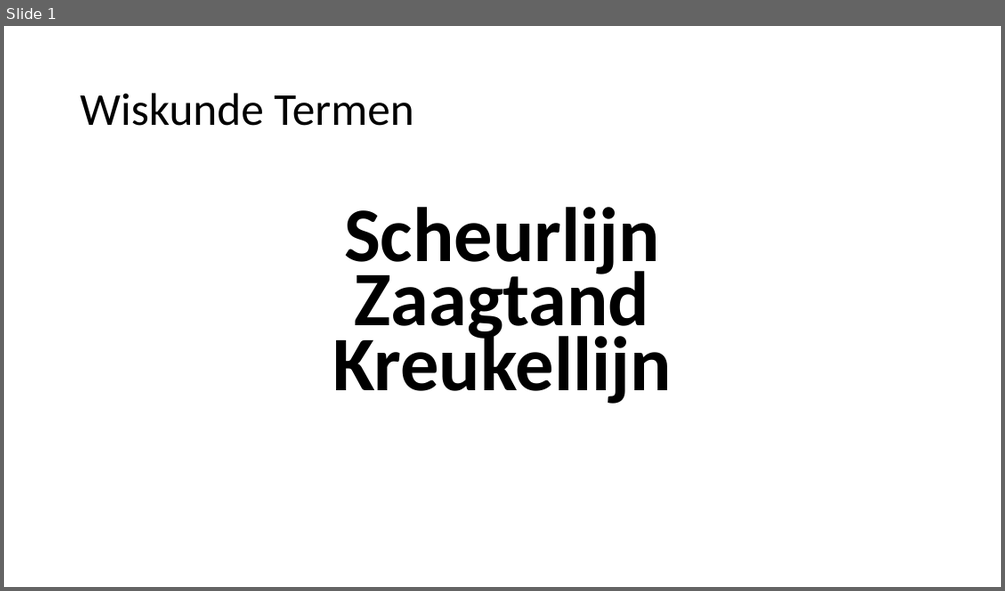
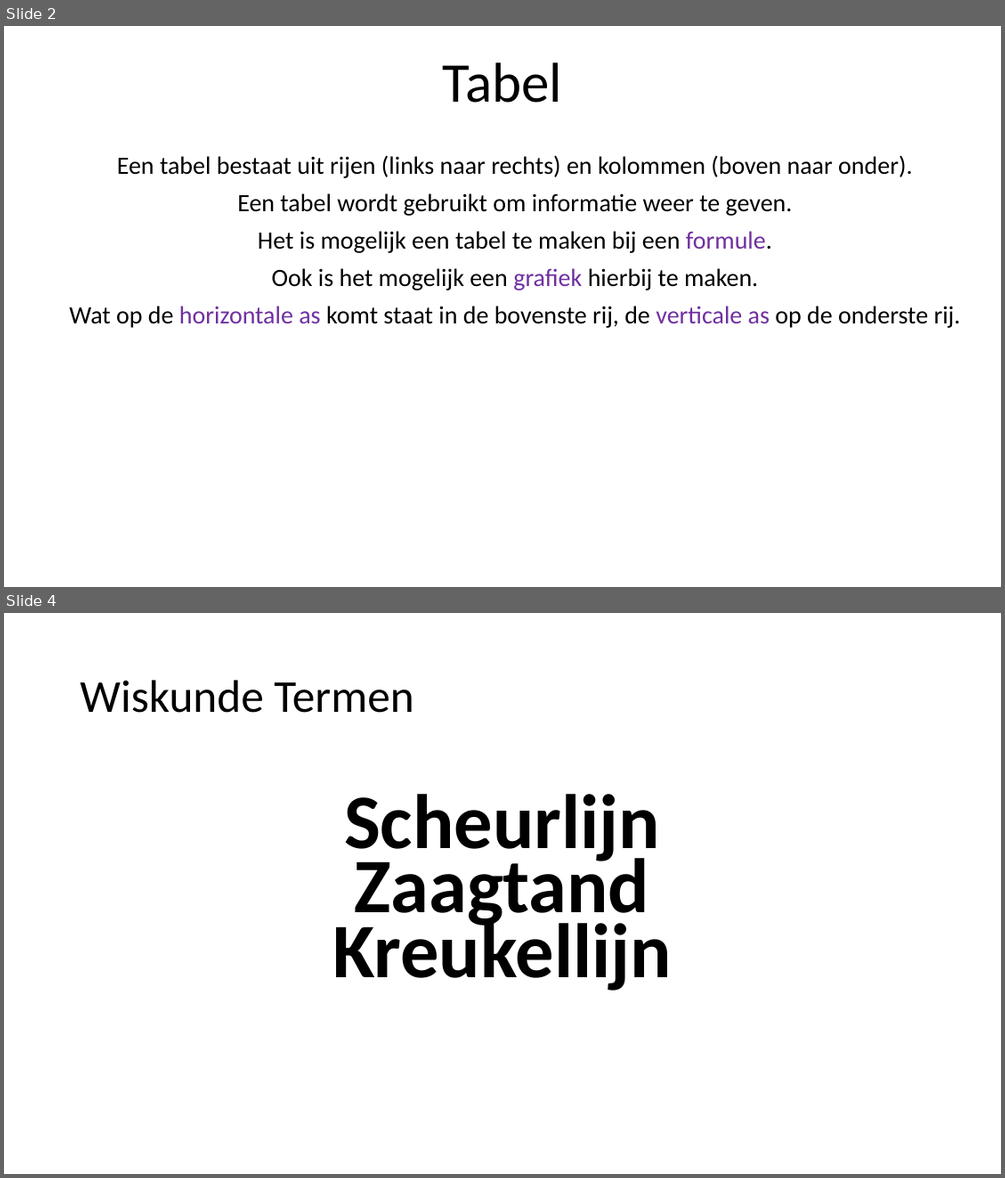
Before and after one commit to heinvinkel/wiskundetermen, a slide deck: verbanden en formules/AAAAverbanden en formules.pptx. Shown one above the other, each under a label of ours: slide 1 before the commit, slides 2 and 4 after it; the slides between them are not shown. The pictures are 1005x591 and 1005x1178 pixels, drawn with LibreOffice and Linux fonts; fonts in the diff are those of the drawing. Boxes give left, top, right and bottom in pixels: in the first picture for what was removed or moved away, otherwise in the second. Text is boxed around its words. In the diff, an @@ line names an element or a change of style, - is before the commit and + after.

```diff
--- a/verbanden en formules/AAAAverbanden en formules.pptx
+++ b/verbanden en formules/AAAAverbanden en formules.pptx
@@ slide 2 added at bbox=[4, 26, 1001, 587], background #FFFFFF @@
@@ title added at bbox=[443, 62, 563, 103], 54 pt, text #000000 @@
+Tabel
@@ text added at bbox=[69, 155, 961, 328], 24 pt, text #000000 @@
+Een tabel bestaat uit rijen (links naar rechts) en kolommen (boven naar onder).
+Een tabel wordt gebruikt om informatie weer te geven.
+Het is mogelijk een tabel te maken bij een formule.
+Ook is het mogelijk een grafiek hierbij te maken.
+Wat op de horizontale as komt staat in de bovenste rij, de verticale as op de onderste rij.
@@ what was slide 1 is now slide 4 @@
```
Also in this commit, not shown: 2 slides changed, 2 other slides added, 6 other files.
